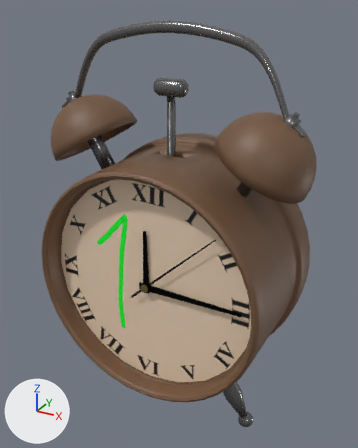
One commit to the Blender file Entorn VGI-GLFW-VS2022 - GL3.3+/EntornVGI/textures/clock/clock.blend: the scene before it, then after it.
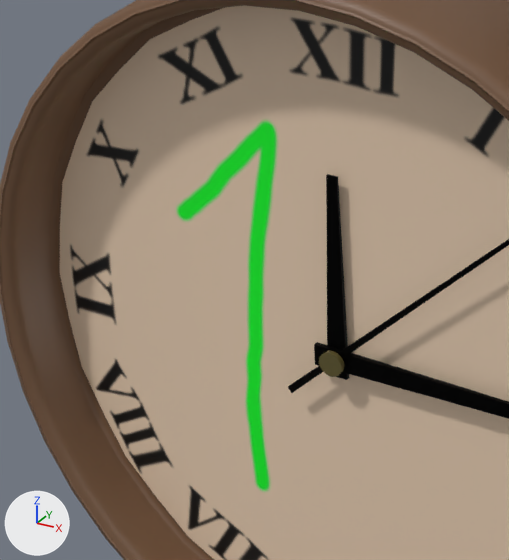
Each version is shown whole from a 50 mm camera at (1.85, -3.25, 3.72) aimed at (0.01, 0.11, 2.04), then close up on the part from 12% to 55% of the width and 40% to 78% of the height. Every picture has the same lights, and +X, +Y and +Z are marked at lower left.
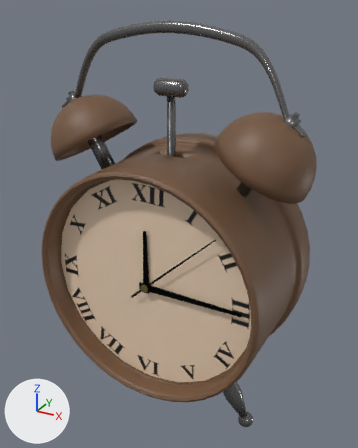
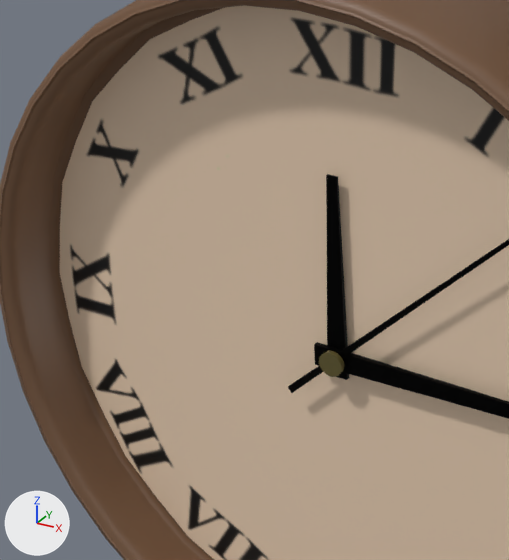
Pixel boxes (x1, y1, x2, y2) of what changed, in the close-ups (509 x 560 px):
'Object', surface changed (green to beige)
    both: (173, 117, 281, 495)

Patch to the scene script:
```diff
--- a/Entorn VGI-GLFW-VS2022 - GL3.3+/EntornVGI/textures/clock/clock.blend.py
+++ b/Entorn VGI-GLFW-VS2022 - GL3.3+/EntornVGI/textures/clock/clock.blend.py
@@ img_main_texture_png @@
+img_main_texture_png = load_image('main_texture.png', 'main_texture.png', 1416, 672, 'sRGB')
@@ mat_material_002 @@
 mat_material_002 = principled_material('Material.002')
-mat_material_002.texture = img_adsız_png
+mat_material_002.texture = img_main_texture_png
```
